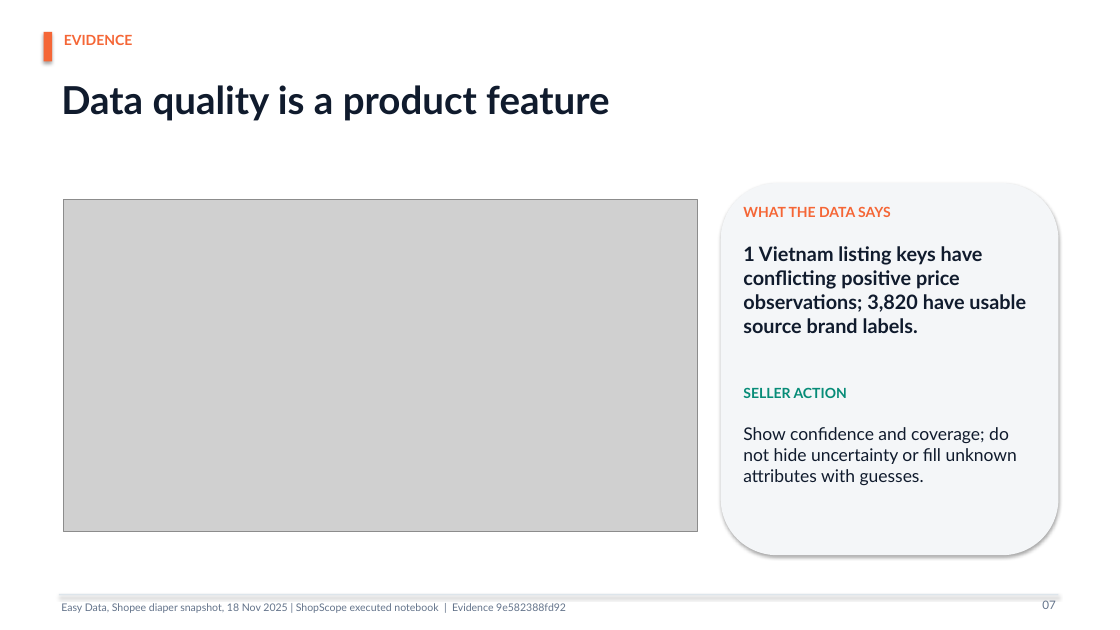
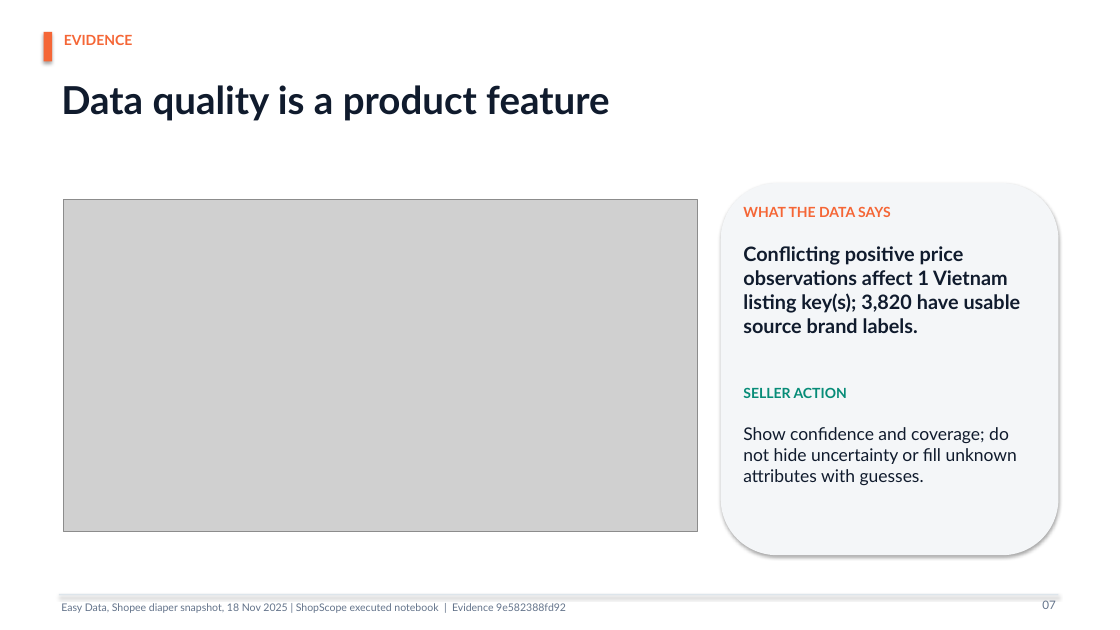
Before and after one commit to kien-test-hehe/data-entrepreneurship, a slide deck: slide 7 of reports/ShopScope_Startup_Pitch.pptx. Drawn at 1120x630 pixels with LibreOffice and Linux fonts; fonts in the diff are those of the drawing; grey boxes stand for pictures. Boxes give left, top, right and bottom in pixels: in the first picture for what was removed or moved away, otherwise in the second. Text is boxed around its words. In the diff, an @@ line names an element or a change of style, - is before the commit and + after.

```diff
--- a/reports/ShopScope_Startup_Pitch.pptx
+++ b/reports/ShopScope_Startup_Pitch.pptx
@@ text at [743, 246, 1021, 333]: text changed @@
-1 Vietnam listing keys have conflicting positive price observations; 3,820 have usable source brand labels.
+Conflicting positive price observations affect 1 Vietnam listing key(s); 3,820 have usable source brand labels.
```
Also in this commit, not shown: 8 other slides changed, 3 other files.
